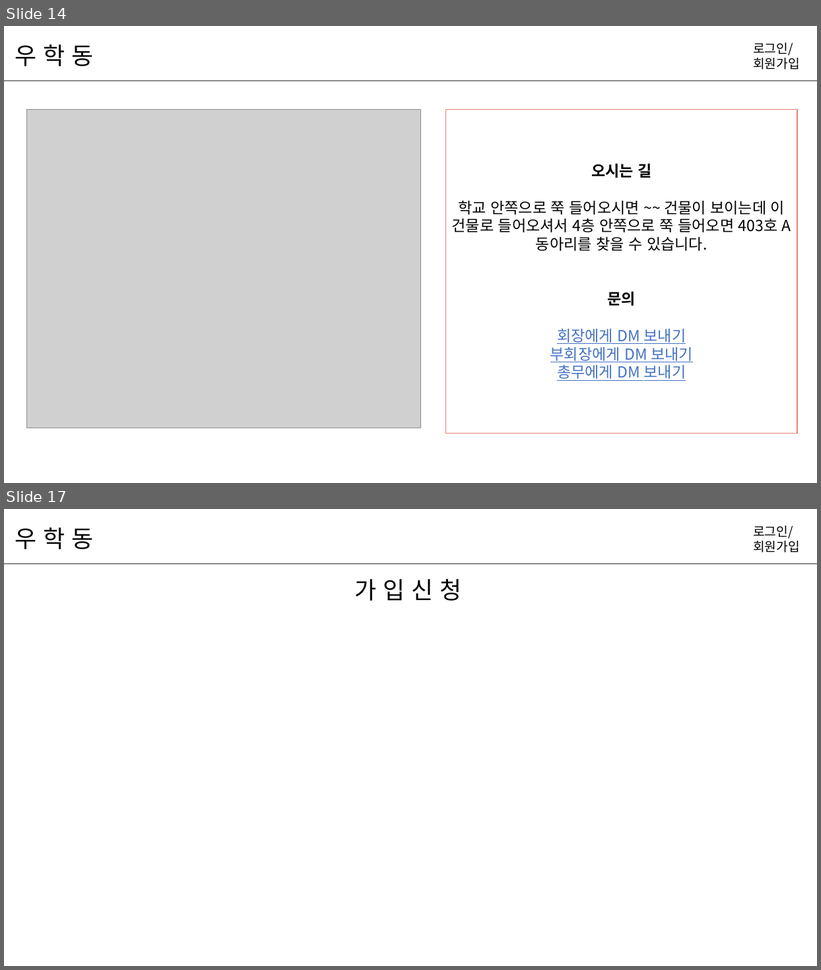
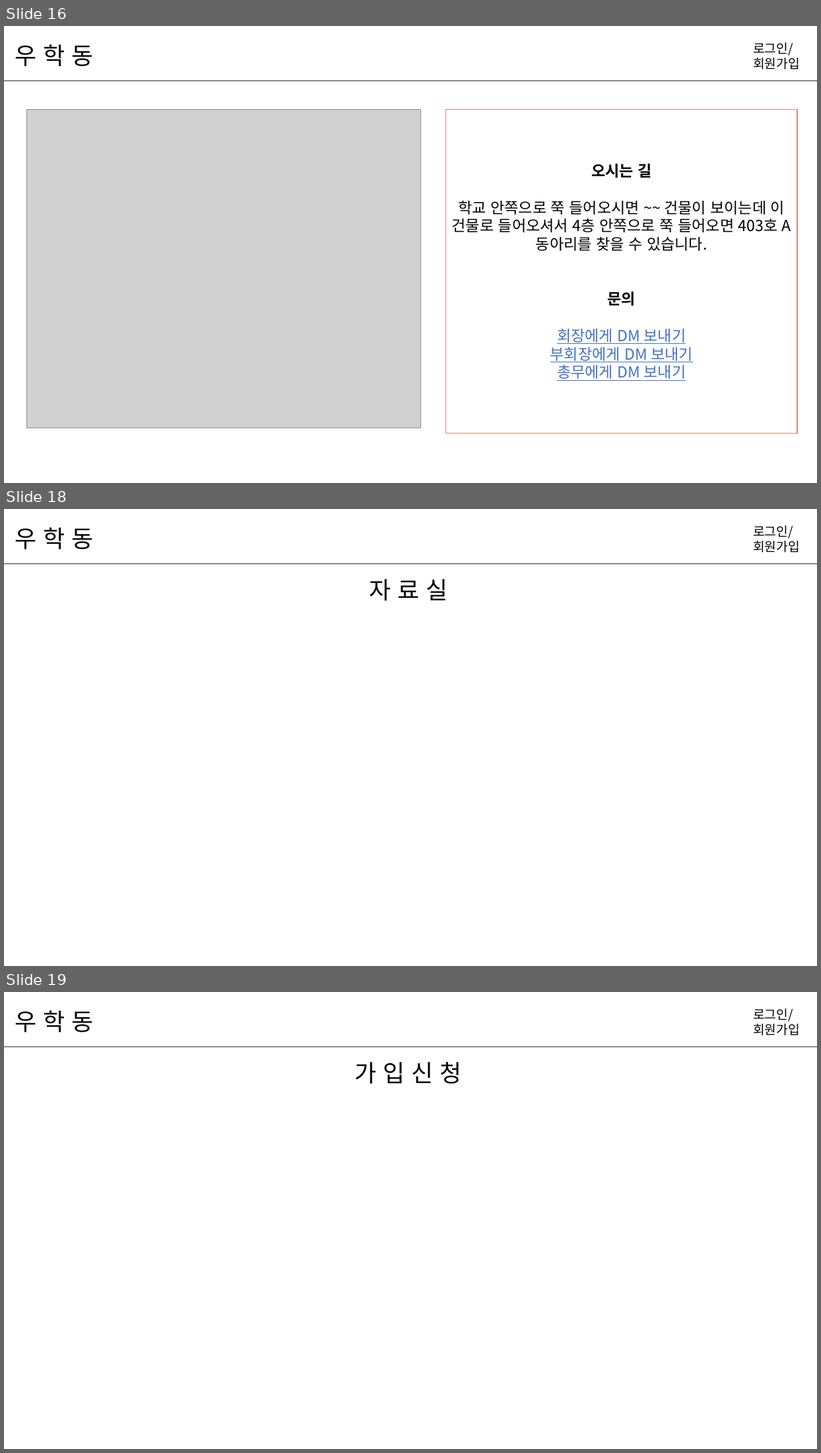
Before and after one commit to hyunniesss/ToyProject, a slide deck: document/와이어프레임/우학동_와이어프레임.pptx. Shown one above the other, each under a label of ours: slides 14 and 17 before the commit, slides 16, 18 and 19 after it; the slides between them are not shown. The pictures are 821x970 and 821x1453 pixels, drawn with LibreOffice and Linux fonts; fonts in the diff are those of the drawing; grey boxes stand for pictures. Boxes give left, top, right and bottom in pixels: in the first picture for what was removed or moved away, otherwise in the second. Text is boxed around its words. In the diff, an @@ line names an element or a change of style, - is before the commit and + after.

```diff
--- a/document/와이어프레임/우학동_와이어프레임.pptx
+++ b/document/와이어프레임/우학동_와이어프레임.pptx
@@ slide 18 added at box(4, 509, 817, 966), background #FFFFFF @@
@@ text added at box(15, 527, 93, 549), 28 pt, text #000000 @@
+우 학 동
@@ text added at box(753, 525, 800, 553), 15 pt, text #000000 @@
+로그인/
+회원가입
@@ line added from (4, 564) to (817, 564), #8B8A86 1.5 pt @@
@@ text added at box(370, 579, 448, 601), 28 pt, text #000000 @@
+자 료 실
@@ what was slide 14 is now slide 16 @@
@@ what was slide 17 is now slide 19 @@
```
Also in this commit, not shown: 3 slides changed, 3 other slides added.
